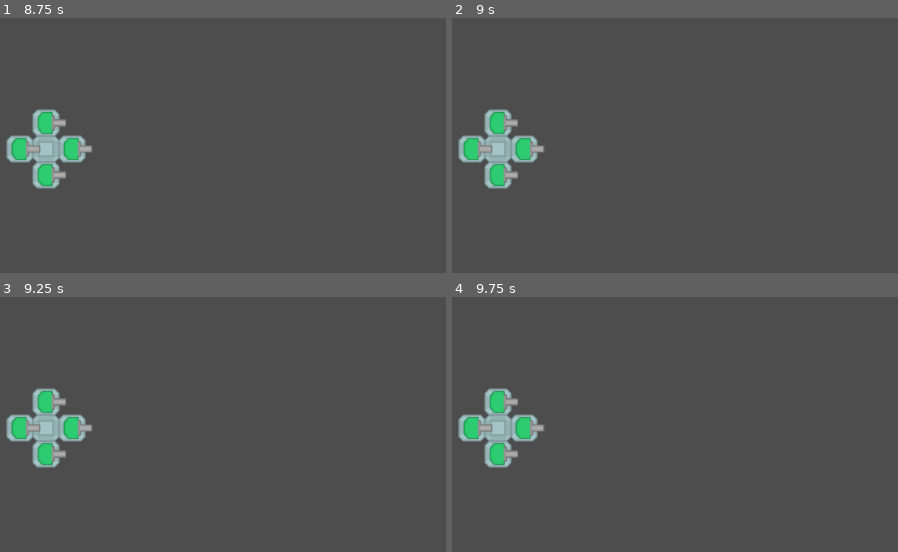
Above: before the commit, frames 1-4 (two rows, left to right).
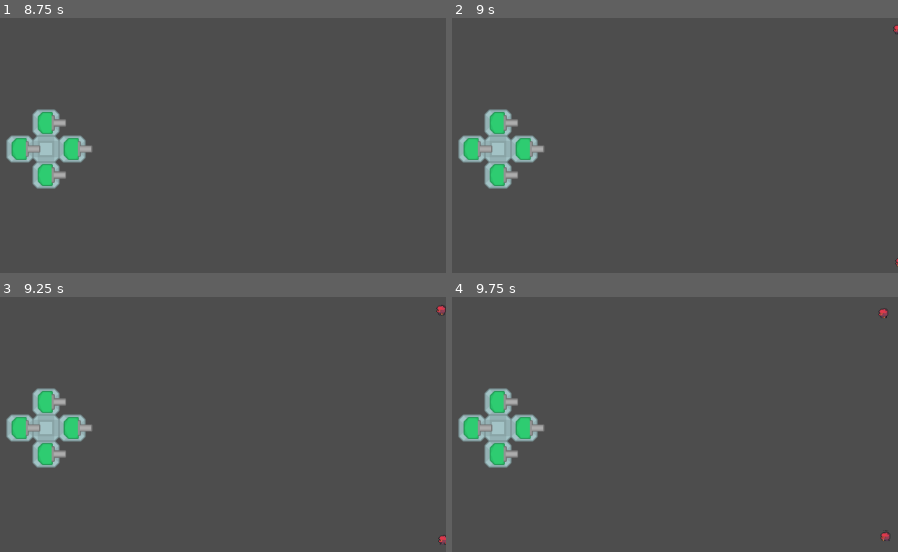
Above: after the commit, the same moments.

Repository: Quilfort/gamedevjs-2025
Game: Godot game, scene res://Scenes/battlefield.tscn
The game is run twice, just before and just after one commit, with the same random seed, the same clock (stepped at 60 frames per second) and the same inputs.
Inputs:
- Up to frame 1 (8.75 s): tap Enter at 0.5, 2, 3.5 s; tap Space at 1.25, 2.75, 4.25 s
- Up to frame 2 (9 s): no input
- Up to frame 3 (9.25 s): no input
- Up to frame 4 (9.75 s): no input

Frame 1 is identical in both runs. In frame 2, less than 0.1% of the frame differs, in the area x 98-100%, y 2-98%; in frame 3, 0.1%; in frame 4, 0.1%, in the area x 95-99%, y 4-96%.

Commit message:
Spawn from all sides (Code should be refactored)

Diff:
--- a/gamedev-2025/Scenes/battlefield.tscn
+++ b/gamedev-2025/Scenes/battlefield.tscn
@@ -9,6 +9,24 @@
 "points": PackedVector2Array(0, 0, 0, 0, -6, -36, 0, 0, 0, 0, 276, -88, 0, 0, 0, 0, 390, -66, 0, 0, 0, 0, 545, -122, 0, 0, 0, 0, 983, -24)
 }
 point_count = 5
+
+[sub_resource type="Curve2D" id="Curve2D_nij8p"]
+_data = {
+"points": PackedVector2Array(0, 0, 0, 0, 59, 796, 0, 0, 0, 0, 283, 801, 0, 0, 0, 0, 424, 729, 0, 0, 0, 0, 634, 820, 0, 0, 0, 0, 901, 807, 0, 0, 0, 0, 988, 762)
+}
+point_count = 6
+
+[sub_resource type="Curve2D" id="Curve2D_0u8dg"]
+_data = {
+"points": PackedVector2Array(0, 0, 0, 0, -214, 604, 0, 0, 0, 0, -219, 490, 0, 0, 0, 0, -269, 376, 0, 0, 0, 0, -208, 257, 0, 0, 0, 0, -169, 112)
+}
+point_count = 5
+
+[sub_resource type="Curve2D" id="Curve2D_awery"]
+_data = {
+"points": PackedVector2Array(0, 0, 0, 0, 1314, 24, 0, 0, 0, 0, 1291, 101, 0, 0, 0, 0, 1368, 212, 0, 0, 0, 0, 1313, 335, 0, 0, 0, 0, 1281, 463, 0, 0, 0, 0, 1349, 578)
+}
+point_count = 6
 
 [node name="Battlefield" type="Node2D"]
 script = ExtResource("1_pgm47")
@@ -43,5 +61,51 @@
 position = Vector2(-6, -36)
 rotation = -0.182349
 
+[node name="South" type="Node" parent="."]
+
+[node name="SouthSpawnTimer" type="Timer" parent="South"]
+unique_name_in_owner = true
+wait_time = 5.0
+
+[node name="SouthSpawn" type="Path2D" parent="South/SouthSpawnTimer"]
+unique_name_in_owner = true
+curve = SubResource("Curve2D_nij8p")
+
+[node name="SouthSpawnLocation" type="PathFollow2D" parent="South/SouthSpawnTimer/SouthSpawn"]
+unique_name_in_owner = true
+position = Vector2(59, 796)
+rotation = 0.0223177
+
+[node name="West" type="Node" parent="."]
+
+[node name="WestSpawnTimer" type="Timer" parent="West"]
+unique_name_in_owner = true
+
+[node name="WestSpawn" type="Path2D" parent="West/WestSpawnTimer"]
+unique_name_in_owner = true
+curve = SubResource("Curve2D_0u8dg")
+
+[node name="WestSpawnLocation" type="PathFollow2D" parent="West/WestSpawnTimer/WestSpawn"]
+unique_name_in_owner = true
+position = Vector2(-214, 604)
+rotation = -1.61463
+
+[node name="East" type="Node" parent="."]
+
+[node name="EastSpawnTimer" type="Timer" parent="East"]
+unique_name_in_owner = true
+
+[node name="EastSpawn" type="Path2D" parent="East/EastSpawnTimer"]
+unique_name_in_owner = true
+curve = SubResource("Curve2D_awery")
+
+[node name="EastSpawnLocation" type="PathFollow2D" parent="East/EastSpawnTimer/EastSpawn"]
+unique_name_in_owner = true
+position = Vector2(1314, 24)
+rotation = 1.86106
+
 [connection signal="timeout" from="Main/StartTimer" to="." method="_on_start_timer_timeout"]
 [connection signal="timeout" from="North/NorthSpawnTimer" to="." method="_on_north_spawn_timer_timeout"]
+[connection signal="timeout" from="South/SouthSpawnTimer" to="." method="_on_south_spawn_timer_timeout"]
+[connection signal="timeout" from="West/WestSpawnTimer" to="." method="_on_west_spawn_timer_timeout"]
+[connection signal="timeout" from="East/EastSpawnTimer" to="." method="_on_east_spawn_timer_timeout"]
--- a/gamedev-2025/Scripts/Tower/tower_basic.gd
+++ b/gamedev-2025/Scripts/Tower/tower_basic.gd
@@ -98,10 +98,24 @@
 func _process(delta):
 	if battlefield == null or marker == null:
 		return
-	var enemies = battlefield.active_enemies
+	var enemies = get_enemies_array()
 	var closest = find_target(enemies, marker.global_position)
 	current_target = closest
 	turn()
+
+
+func get_enemies_array():
+	if fov_area.rotation_degrees == 270.0:
+		return battlefield.active_enemies_north
+
+	if fov_area.rotation_degrees == 0.0:
+		return battlefield.active_enemies_east
+
+	if fov_area.rotation_degrees == 90.0:
+		return battlefield.active_enemies_south
+
+	if fov_area.rotation_degrees == 180.0:
+		return battlefield.active_enemies_west
 
 func turn():
 	if current_target != null:
--- a/gamedev-2025/Scripts/Tower/towers.gd
+++ b/gamedev-2025/Scripts/Tower/towers.gd
@@ -1,115 +1,120 @@
-extends Node2D
-
-
-
-# Shooting
-var bullet = preload("res://Scenes/Tower/bullet.tscn")
-var bullet_damage = 5
-@onready var shoot_timer: Timer = $ShootTimer
-
-
-
-# Enum For Directions
-enum FacingDirection { EAST, NORTH, WEST, SOUTH }
-const DIRECTION_ANGLES := {
-	FacingDirection.EAST: 0.0,
-	FacingDirection.NORTH: 270.0,
-	FacingDirection.WEST: 180.0,
-	FacingDirection.SOUTH: 90.0
-}
-
-@onready var battlefield = get_tree().get_root().get_node("Battlefield")
-
-#NorthMarker is now hardcoded, should be able to get all the markers
-@onready var marker = get_parent().get_node("Marker")
-var current_target: Node2D = null
-
-# Exported variables
-@export var facing_direction: FacingDirection = FacingDirection.SOUTH:
-	set(value):
-		facing_direction = value
-		update_facing()
-
-@export var fov_angle: float = 135.0
-@export var fov_range: float = 300.0
-
-# Node references
-@onready var fov_area := $Base/FOVArea
-@onready var fov_polygon := $Base/FOVArea/CollisionPolygon2D
-
-func _ready() -> void:
-	update_facing()
-	generate_fov_shape()
-
-## Update POV
-func update_facing() -> void:
-	var angle: float = DIRECTION_ANGLES[facing_direction]
-	fov_area.rotation_degrees = angle
-
-func generate_fov_shape():
-	var points: Array[Vector2] = []
-	var half_angle = deg_to_rad(fov_angle / 2.0)
-	var segments = 20
-
-	points.append(Vector2.ZERO) # center point
-
-	for i in range(segments + 1):
-		var angle = -half_angle + i * ((half_angle * 2.0) / segments)
-		var x = cos(angle) * fov_range
-		var y = sin(angle) * fov_range
-		points.append(Vector2(x, y))
-
-	fov_polygon.polygon = points
-
-func is_in_fov(enemy: Node2D) -> bool:
-	var fov_origin = $Base/FOVArea.global_position
-	var to_enemy = enemy.global_position - fov_origin
-
-	# Debug distance
-	var distance = to_enemy.length()
-
-	if distance > fov_range:
-		return false
-
-	var facing_vector = Vector2.RIGHT.rotated(fov_area.global_rotation)
-
-	# Normalize the vector to the enemy
-	var to_enemy_normalized = to_enemy.normalized()
-
-	# Calculate angle (make sure we're using the right method)
-	var angle_to_enemy = facing_vector.angle_to(to_enemy_normalized)
-
-	return abs(rad_to_deg(angle_to_enemy)) <= fov_angle / 2.0
-
-
-func find_target(enemies: Array, marker_pos: Vector2) -> Node2D:
-	var candidates = []
-	for enemy in enemies:
-		if is_in_fov(enemy):
-			candidates.append(enemy)
-	if candidates.is_empty():
-		return null
-	candidates.sort_custom(func(a, b): return a.global_position.distance_to(marker_pos) < b.global_position.distance_to(marker_pos))
-	return candidates[0]
-
-func _process(delta):
-	if battlefield == null or marker == null:
-		return
-	var enemies = battlefield.active_enemies
-	var closest = find_target(enemies, marker.global_position)
-	current_target = closest
-	turn()
-
-func turn():
-	if current_target != null:
-		$Base/Turret.look_at(current_target.global_position)
-	shoot()
-
-
-func shoot():
-	if current_target != null and is_instance_valid(current_target):
-		var bullet_instance = bullet.instantiate()
-		bullet_instance.global_position = $Base/Turret.global_position
-		bullet_instance.target = current_target
-		bullet_instance.damage = bullet_damage
-		get_tree().current_scene.add_child(bullet_instance)
+#extends Node2D
+#
+#
+#
+## Shooting
+#var bullet = preload("res://Scenes/Tower/bullet.tscn")
+#var bullet_damage = 5
+#@onready var shoot_timer: Timer = $ShootTimer
+#
+#
+#
+## Enum For Directions
+#enum FacingDirection { EAST, NORTH, WEST, SOUTH }
+#const DIRECTION_ANGLES := {
+	#FacingDirection.EAST: 0.0,
+	#FacingDirection.NORTH: 270.0,
+	#FacingDirection.WEST: 180.0,
+	#FacingDirection.SOUTH: 90.0
+#}
+#
+#@onready var battlefield = get_tree().get_root().get_node("Battlefield")
+#
+##NorthMarker is now hardcoded, should be able to get all the markers
+#@onready var marker = get_parent().get_node("Marker")
+#var current_target: Node2D = null
+#
+## Exported variables
+#@export var facing_direction: FacingDirection = FacingDirection.SOUTH:
+	#set(value):
+		#facing_direction = value
+		#update_facing()
+#
+#@export var fov_angle: float = 135.0
+#@export var fov_range: float = 300.0
+#
+## Node references
+#@onready var fov_area := $Base/FOVArea
+#@onready var fov_polygon := $Base/FOVArea/CollisionPolygon2D
+#
+#func _ready() -> void:
+	#update_facing()
+	#generate_fov_shape()
+#
+### Update POV
+#func update_facing() -> void:
+	#var angle: float = DIRECTION_ANGLES[facing_direction]
+	#fov_area.rotation_degrees = angle
+#
+#func generate_fov_shape():
+	#var points: Array[Vector2] = []
+	#var half_angle = deg_to_rad(fov_angle / 2.0)
+	#var segments = 20
+#
+	#points.append(Vector2.ZERO) # center point
+#
+	#for i in range(segments + 1):
+		#var angle = -half_angle + i * ((half_angle * 2.0) / segments)
+		#var x = cos(angle) * fov_range
+		#var y = sin(angle) * fov_range
+		#points.append(Vector2(x, y))
+#
+	#fov_polygon.polygon = points
+#
+#func is_in_fov(enemy: Node2D) -> bool:
+	#var fov_origin = $Base/FOVArea.global_position
+	#var to_enemy = enemy.global_position - fov_origin
+	#
+	## Debug distance
+	#var distance = to_enemy.length()
+	#
+	#if distance > fov_range:
+		#return false
+	#
+	#var facing_vector = Vector2.RIGHT.rotated(fov_area.global_rotation)
+	#
+	## Normalize the vector to the enemy
+	#var to_enemy_normalized = to_enemy.normalized()
+	#
+	## Calculate angle (make sure we're using the right method)
+	#var angle_to_enemy = facing_vector.angle_to(to_enemy_normalized)
+	#
+	#return abs(rad_to_deg(angle_to_enemy)) <= fov_angle / 2.0
+#
+#
+#func find_target(enemies: Array, marker_pos: Vector2) -> Node2D:
+	#var candidates = []
+	#for enemy in enemies:
+		#if is_in_fov(enemy):
+			#candidates.append(enemy)
+	#if candidates.is_empty():
+		#return null
+	#candidates.sort_custom(func(a, b): return a.global_position.distance_to(marker_pos) < b.global_position.distance_to(marker_pos))
+	#return candidates[0]
+#
+#func _process(delta):
+	#if battlefield == null or marker == null:
+		#return
+	#var enemies
+	#if fov_area.rotation_degrees == 90.0:
+		#enemies = battlefield.active_enemies_south
+		#print(enemies)
+	#else:
+		#enemies = battlefield.active_enemies
+	#var closest = find_target(enemies, marker.global_position)
+	#current_target = closest
+	#turn()
+#
+#func turn():
+	#if current_target != null:
+		#$Base/Turret.look_at(current_target.global_position)
+	#shoot()
+	#
+#
+#func shoot():
+	#if current_target != null and is_instance_valid(current_target):
+		#var bullet_instance = bullet.instantiate()
+		#bullet_instance.global_position = $Base/Turret.global_position
+		#bullet_instance.target = current_target
+		#bullet_instance.damage = bullet_damage
+		#get_tree().current_scene.add_child(bullet_instance)
--- a/gamedev-2025/Scripts/battlefield.gd
+++ b/gamedev-2025/Scripts/battlefield.gd
@@ -2,7 +2,10 @@
 
 @export var enemy_scene: PackedScene
 
-var active_enemies: Array = []
+var active_enemies_north: Array = []
+var active_enemies_east: Array = []
+var active_enemies_south: Array = []
+var active_enemies_west: Array = []
 
 # Called when the node enters the scene tree for the first time.
 func _ready() -> void:
@@ -14,6 +17,9 @@
 
 func game_over():
 	%NorthSpawnTimer.start()
+	%SouthSpawnTimer.start()
+	%EastSpawnTimer.start()
+	%WestSpawnTimer.start()
 
 func new_game():
 	%StartTimer.start()
@@ -21,6 +27,9 @@
 
 func _on_start_timer_timeout() -> void:
 	%NorthSpawnTimer.start()
+	%SouthSpawnTimer.start()
+	%EastSpawnTimer.start()
+	%WestSpawnTimer.start()
 
 
 func _on_north_spawn_timer_timeout() -> void:
@@ -33,8 +42,54 @@
 	enemy.target_position = marker.global_position
 
 	add_child(enemy)
-	active_enemies.append(enemy)
+	active_enemies_north.append(enemy)
 	enemy.connect("tree_exited", Callable(self, "_on_enemy_exited").bind(enemy))
 
+
+func _on_south_spawn_timer_timeout() -> void:
+	var enemy = enemy_scene.instantiate()
+	var enemy_location = %SouthSpawnLocation
+	enemy_location.progress_ratio = randf()
+	enemy.position = enemy_location.position
+
+	var marker = %CentralCube/SouthSide/Marker
+	enemy.target_position = marker.global_position
+
+	add_child(enemy)
+	active_enemies_south.append(enemy)
+	enemy.connect("tree_exited", Callable(self, "_on_enemy_exited").bind(enemy))
+
+
+func _on_west_spawn_timer_timeout() -> void:
+	var enemy = enemy_scene.instantiate()
+	var enemy_location = %WestSpawnLocation
+	enemy_location.progress_ratio = randf()
+	enemy.position = enemy_location.position
+
+	var marker = %CentralCube/WestSide/Marker
+	enemy.target_position = marker.global_position
+
+	add_child(enemy)
+	active_enemies_west.append(enemy)
+	enemy.connect("tree_exited", Callable(self, "_on_enemy_exited").bind(enemy))
+
+
+func _on_east_spawn_timer_timeout() -> void:
+	var enemy = enemy_scene.instantiate()
+	var enemy_location = %EastSpawnLocation
+	enemy_location.progress_ratio = randf()
+	enemy.position = enemy_location.position
+
+	var marker = %CentralCube/EastSide/Marker
+	enemy.target_position = marker.global_position
+
+	add_child(enemy)
+	active_enemies_east.append(enemy)
+	enemy.connect("tree_exited", Callable(self, "_on_enemy_exited").bind(enemy))
+
+
 func _on_enemy_exited(enemy):
-	active_enemies.erase(enemy)
+	active_enemies_north.erase(enemy)
+	active_enemies_east.erase(enemy)
+	active_enemies_south.erase(enemy)
+	active_enemies_west.erase(enemy)
Not shown: 1 places in gamedev-2025/Scenes/battlefield.tscn that only renumber resources
